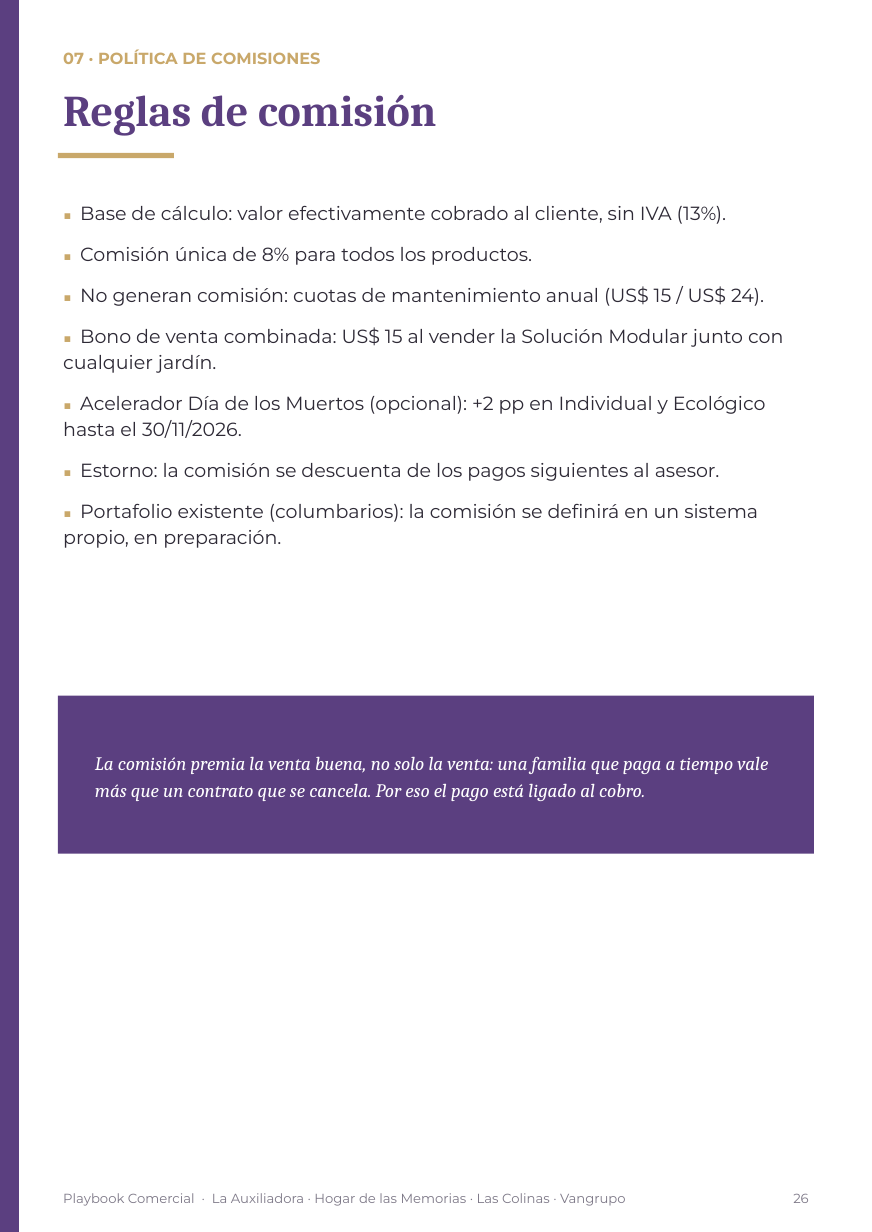
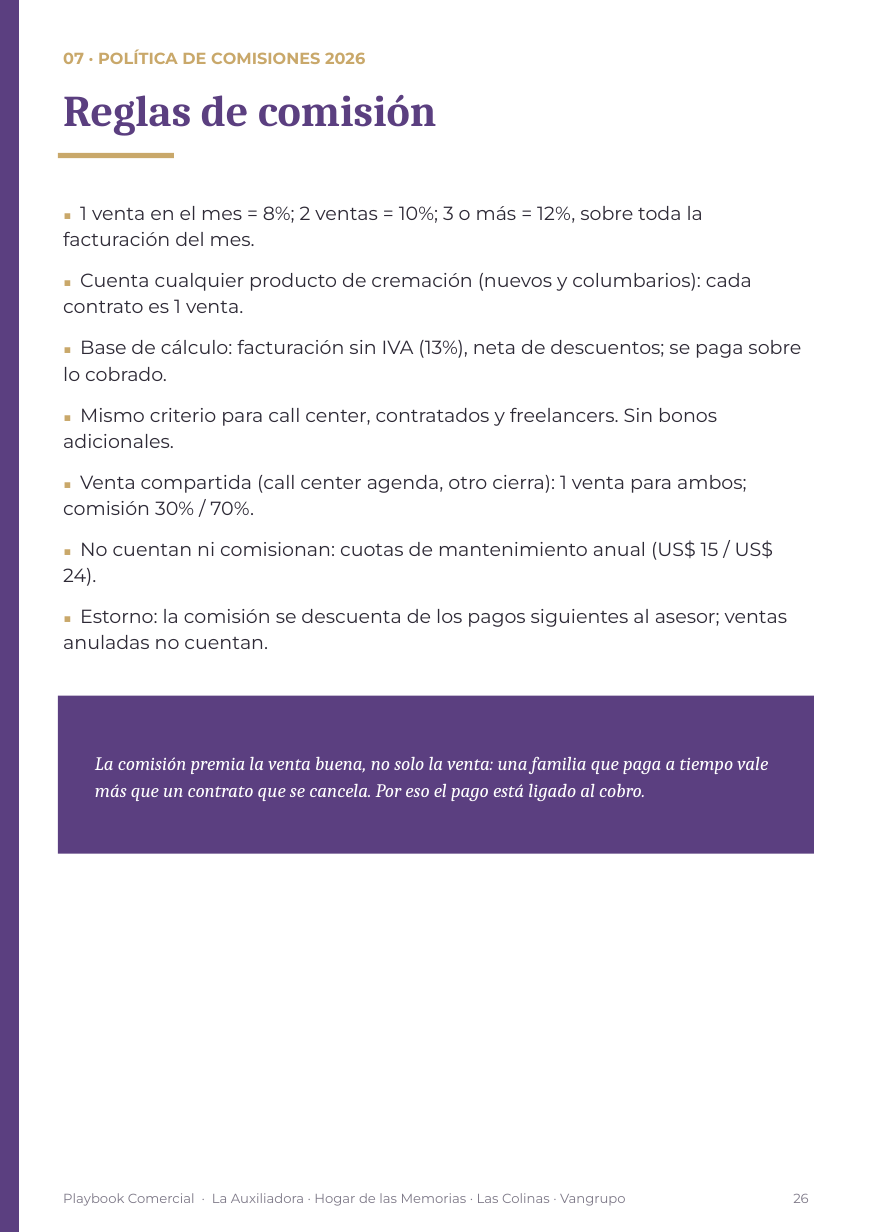
Before and after one commit to os267/teste, a slide deck: slide 26 of playbook/salida/Playbook_Comercial_Cremacion_Vangrupo_Vertical.pptx. Drawn at 872x1232 pixels with LibreOffice and Linux fonts; fonts in the diff are those of the drawing. Boxes give left, top, right and bottom in pixels: in the first picture for what was removed or moved away, otherwise in the second. Text is boxed around its words. In the diff, an @@ line names an element or a change of style, - is before the commit and + after.

```diff
--- a/playbook/salida/Playbook_Comercial_Cremacion_Vangrupo_Vertical.pptx
+++ b/playbook/salida/Playbook_Comercial_Cremacion_Vangrupo_Vertical.pptx
@@ text at (63, 49, 365, 64): text changed @@
-07 · POLÍTICA DE COMISIONES
+07 · POLÍTICA DE COMISIONES 2026
@@ text at (63, 206, 801, 649): text changed @@
-■ Base de cálculo: valor efectivamente cobrado al cliente, sin IVA (13%).
-■ Comisión única de 8% para todos los productos.
-■ No generan comisión: cuotas de mantenimiento anual (US$ 15 / US$ 24).
-■ Bono de venta combinada: US$ 15 al vender la Solución Modular junto con cualquier jardín.
-■ Acelerador Día de los Muertos (opcional): +2 pp en Individual y Ecológico hasta el 30/11/2026.
-■ Estorno: la comisión se descuenta de los pagos siguientes al asesor.
-■ Portafolio existente (columbarios): la comisión se definirá en un sistema propio, en preparación.
+■ 1 venta en el mes = 8%; 2 ventas = 10%; 3 o más = 12%, sobre toda la facturación del mes.
+■ Cuenta cualquier producto de cremación (nuevos y columbarios): cada contrato es 1 venta.
+■ Base de cálculo: facturación sin IVA (13%), neta de descuentos; se paga sobre lo cobrado.
+■ Mismo criterio para call center, contratados y freelancers. Sin bonos adicionales.
+■ Venta compartida (call center agenda, otro cierra): 1 venta para ambos; comisión 30% / 70%.
+■ No cuentan ni comisionan: cuotas de mantenimiento anual (US$ 15 / US$ 24).
+■ Estorno: la comisión se descuenta de los pagos siguientes al asesor; ventas anuladas no cuentan.
```
Also in this commit, not shown: 2 other slides changed, 13 other files.
